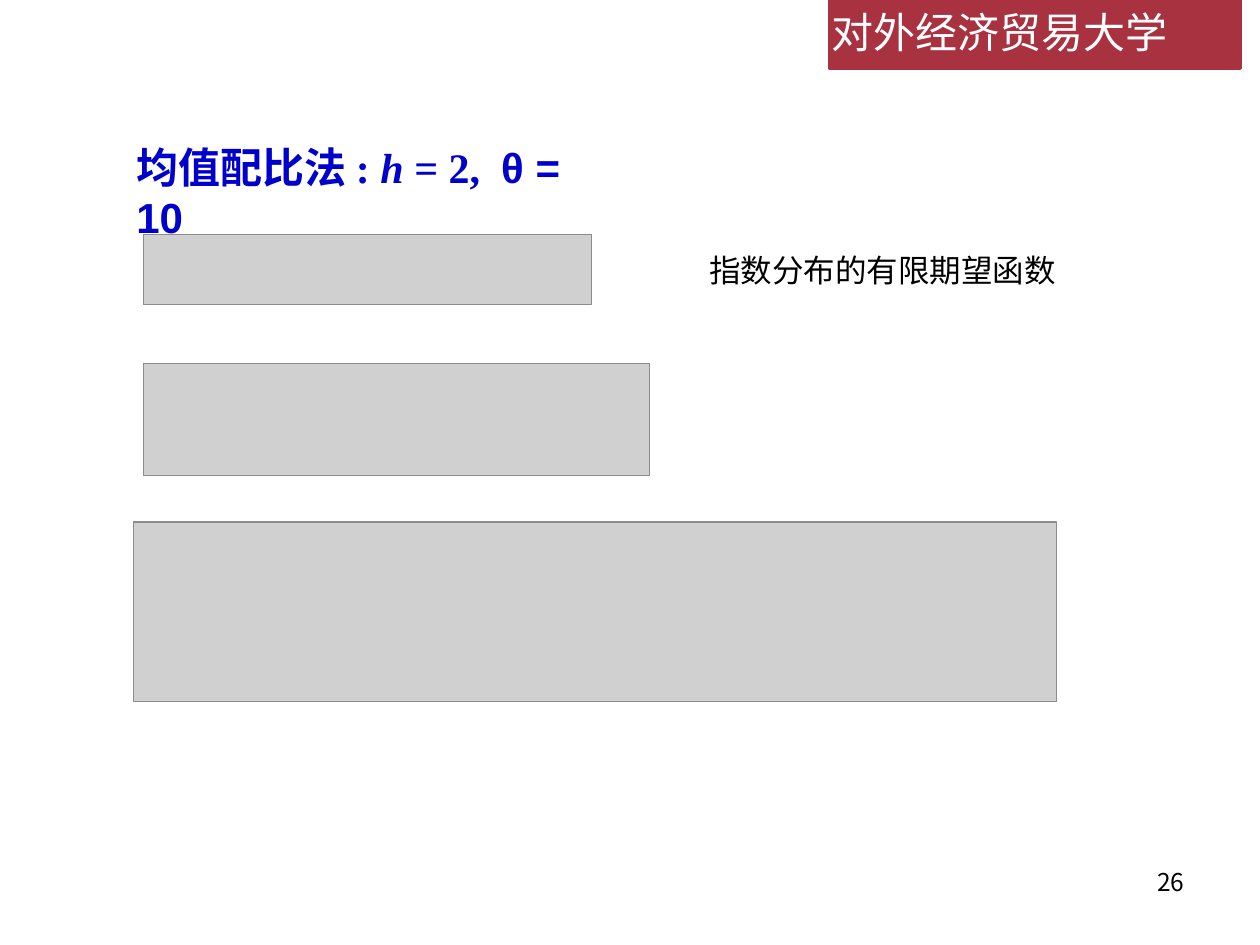
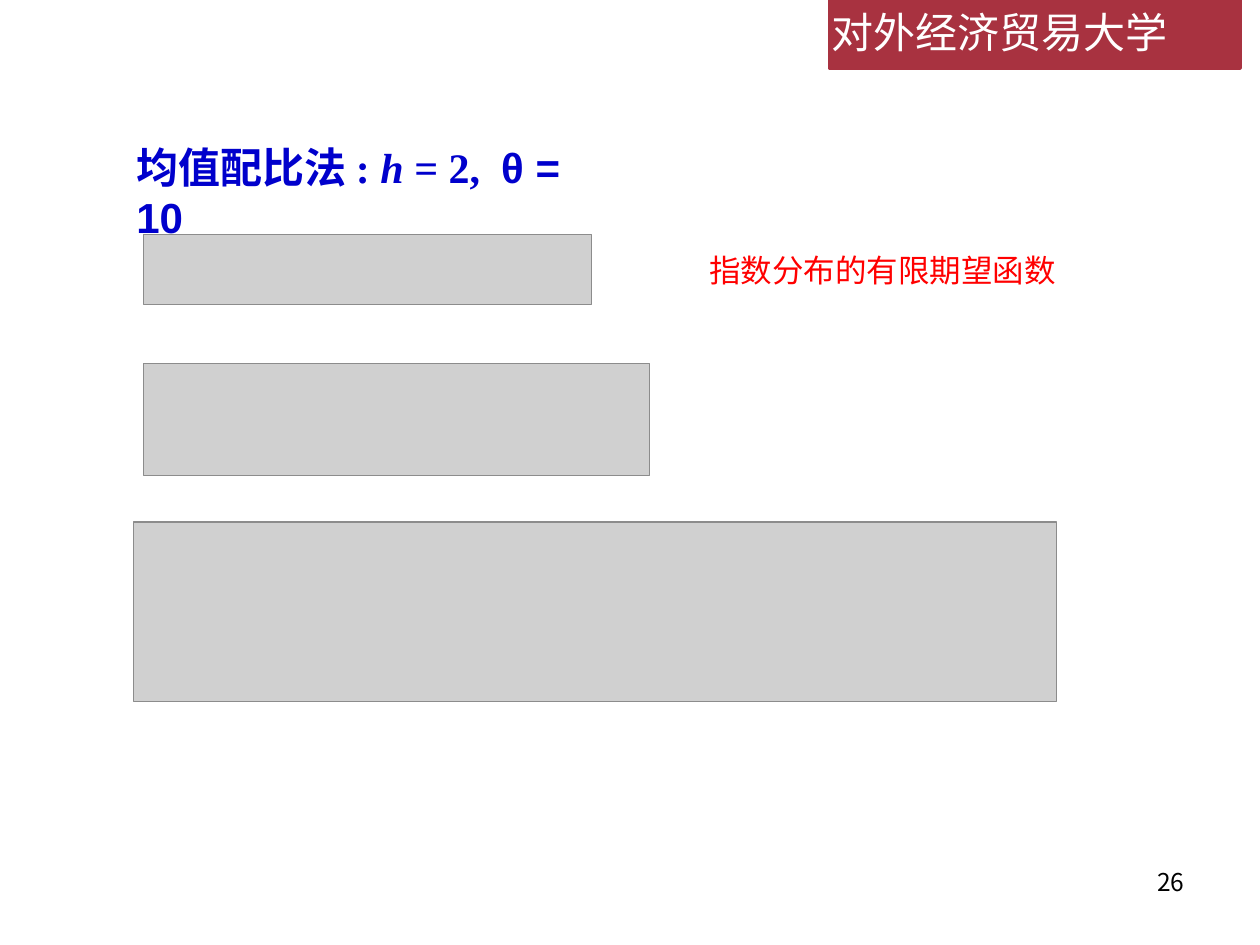
Before and after one commit to lizhengxiao/Non-life-Insurance-Actuarial-Science, a slide deck: slide 26 of Lectures/Week 6 - 累积损失模型.pptx. Drawn at 1260x945 pixels with LibreOffice and Linux fonts; fonts in the diff are those of the drawing; grey boxes stand for pictures; background and template pictures are left out. Boxes give left, top, right and bottom in pixels: in the first picture for what was removed or moved away, otherwise in the second. Text is boxed around its words. In the diff, an @@ line names an element or a change of style, - is before the commit and + after.

```diff
--- a/Lectures/Week 6 - 累积损失模型.pptx
+++ b/Lectures/Week 6 - 累积损失模型.pptx
@@ text "指数分布的有限期望函数" at [709,255,1055,285]: text colour #000000 to #FF0000 @@
```
Also in this commit, not shown: 4 other slides changed, 10 slides added, 2 other files.
